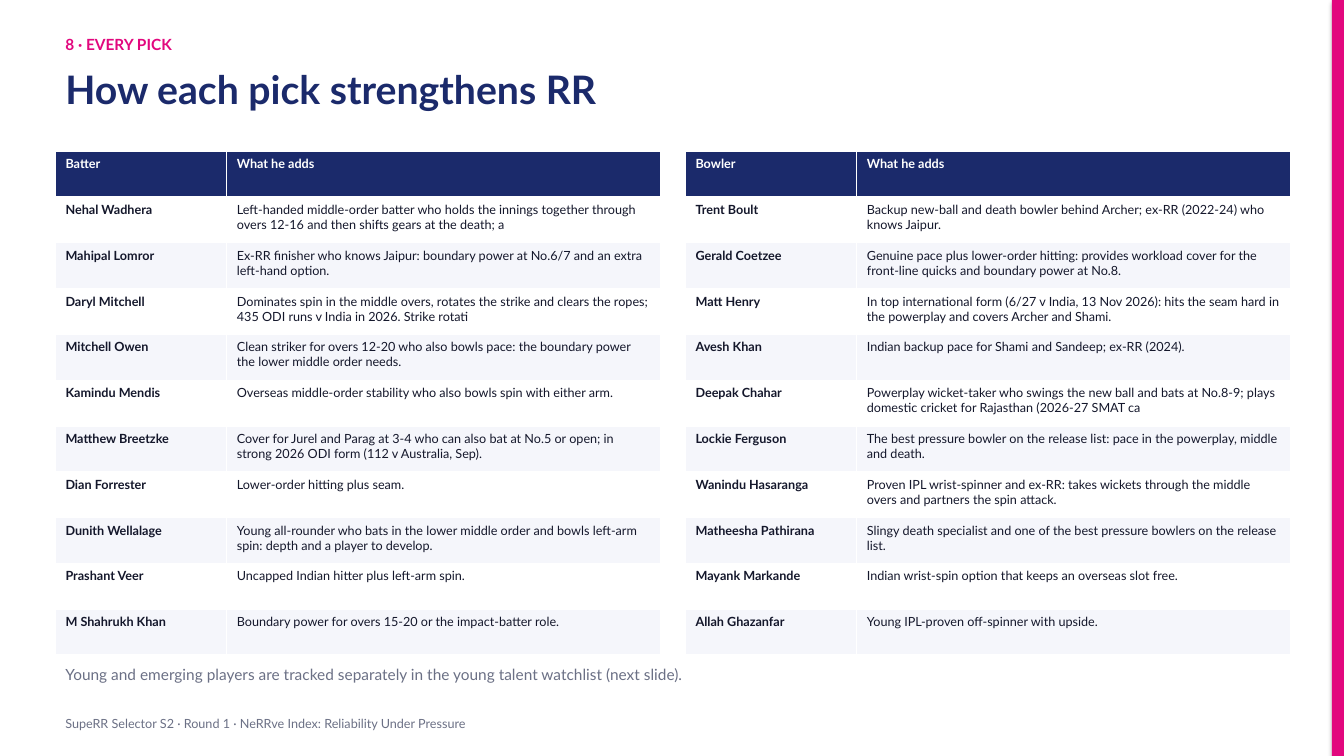
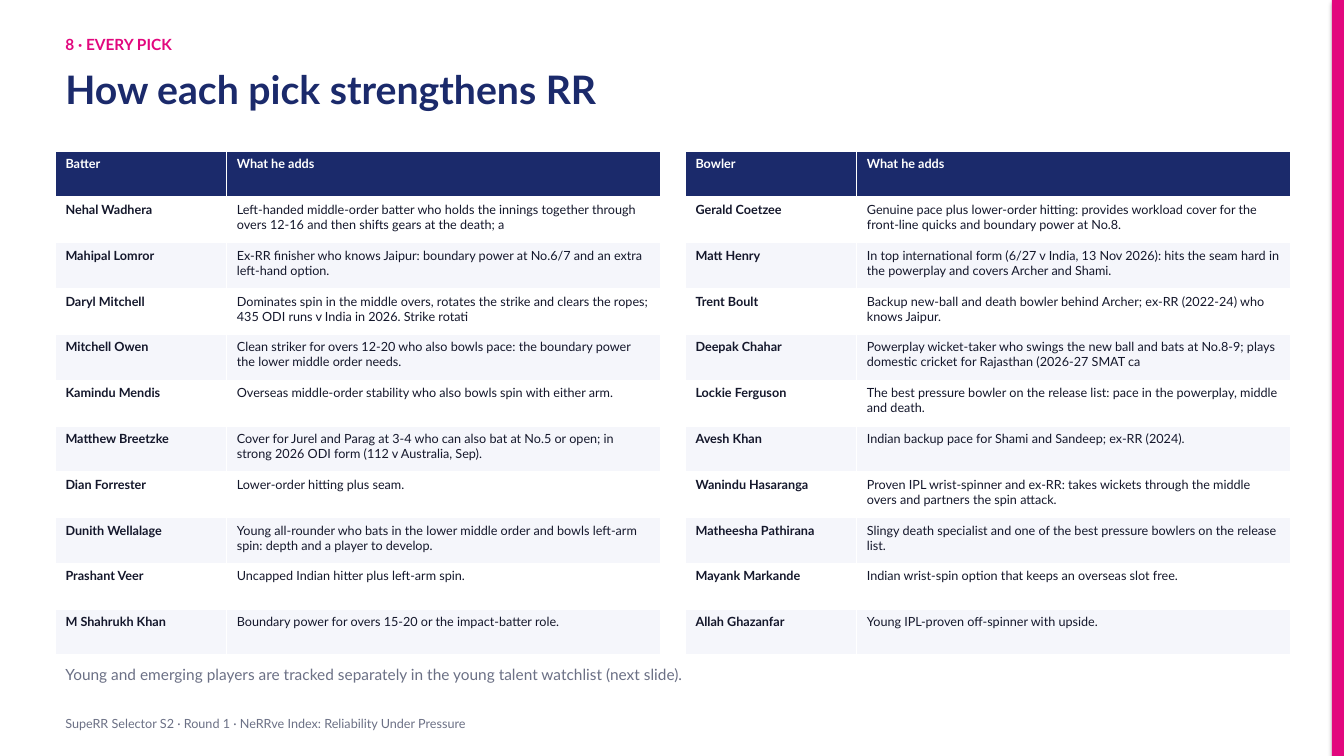
Before and after one commit to KoduruChandrasekhar/RRAuction-, a slide deck: slide 14 of submission/NeRRve_Deck.pptx. Drawn at 1344x756 pixels with LibreOffice and Linux fonts; fonts in the diff are those of the drawing. Boxes give left, top, right and bottom in pixels: in the first picture for what was removed or moved away, otherwise in the second. Text is boxed around its words. In the diff, an @@ line names an element or a change of style, - is before the commit and + after.

```diff
--- a/submission/NeRRve_Deck.pptx
+++ b/submission/NeRRve_Deck.pptx
@@ table at box(686, 151, 1291, 655) @@
-row 2: Trent Boult | Backup new-ball and death bowler behind Archer; ex-RR (2022-24) who knows Jaipur.
-row 4, column 1: Avesh Khan
+row 4, column 1: Trent Boult
-row 4, column 2: Indian backup pace for Shami and Sandeep; ex-RR (2024).
+row 4, column 2: Backup new-ball and death bowler behind Archer; ex-RR (2022-24) who knows Jaipur.
+row 7: Avesh Khan | Indian backup pace for Shami and Sandeep; ex-RR (2024).
```
Also in this commit, not shown: 7 other slides changed, 7 other files.
